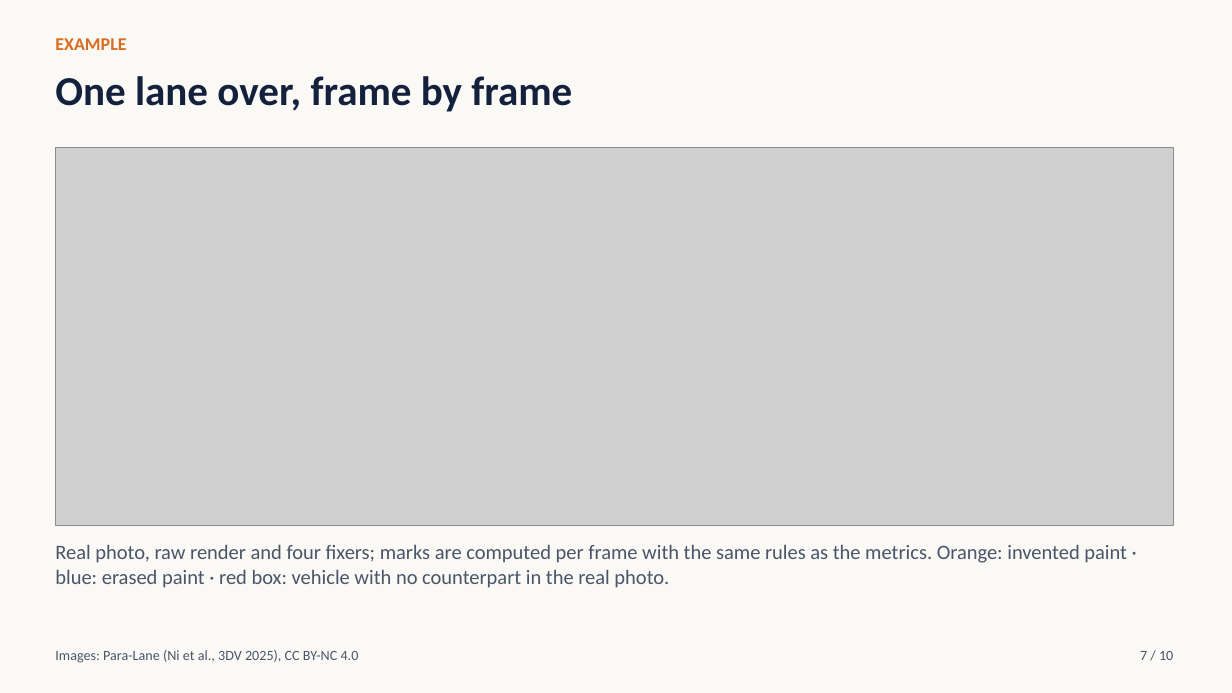
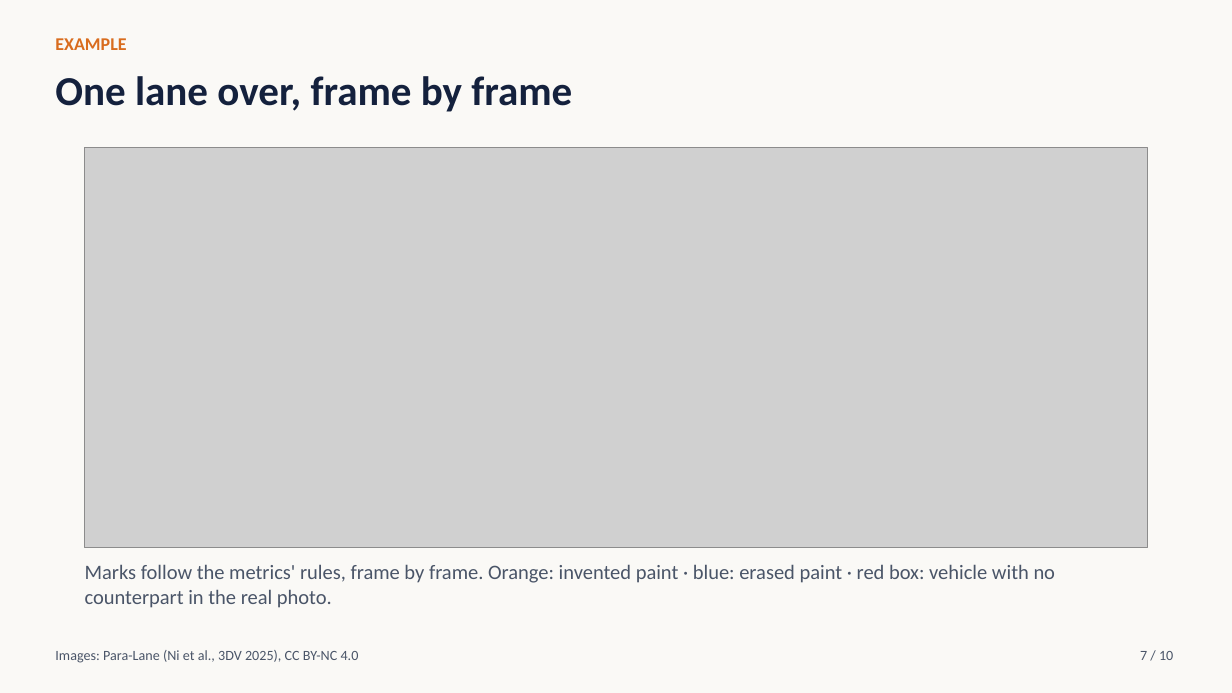
Before and after one commit to ksha23/cs566-drive-sim, a slide deck: slide 7 of docs/cs566_drive_sim_talk.pptx. Drawn at 1232x693 pixels with LibreOffice and Linux fonts; fonts in the diff are those of the drawing; grey boxes stand for pictures. Boxes give left, top, right and bottom in pixels: in the first picture for what was removed or moved away, otherwise in the second. Text is boxed around its words. In the diff, an @@ line names an element or a change of style, - is before the commit and + after.

```diff
--- a/docs/cs566_drive_sim_talk.pptx
+++ b/docs/cs566_drive_sim_talk.pptx
@@ picture: place and size @@
-picture at box(55, 148, 1174, 525)
+picture at box(85, 148, 1148, 548)
@@ text at box(85, 564, 1056, 608): text changed @@
-Real photo, raw render and four fixers; marks are computed per frame with the same rules as the metrics. Orange: invented paint · blue: erased paint · red box: vehicle with no counterpart in the real photo.
+Marks follow the metrics' rules, frame by frame. Orange: invented paint · blue: erased paint · red box: vehicle with no counterpart in the real photo.
```
Also in this commit, not shown: 1 other file.
